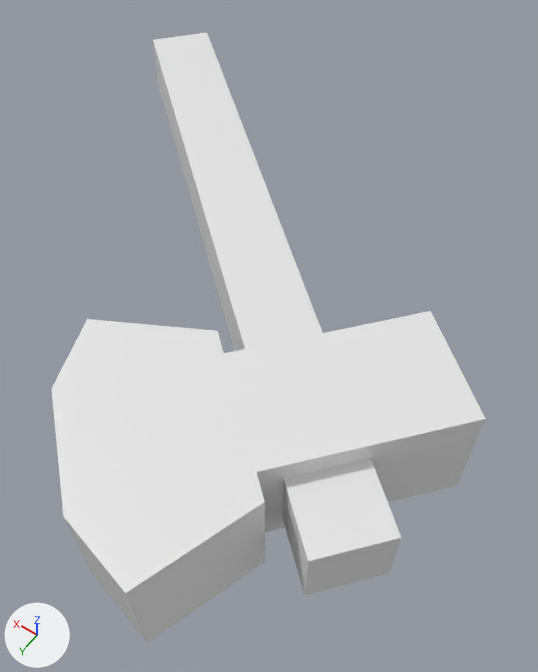
The Blender file Assets/Models/MapObject/Axe.blend: old version first, new version second.
One viewpoint serves both versions: a camera (50 mm lens) standing at (-0.97, 1.23, 1.57) and looking at (-0.21, 0.16, -0.11). The lights are fixed; the arrows at lower left show +X, +Y and +Z.

In view in the first picture: 'Axe_1', 'Axe_2'.
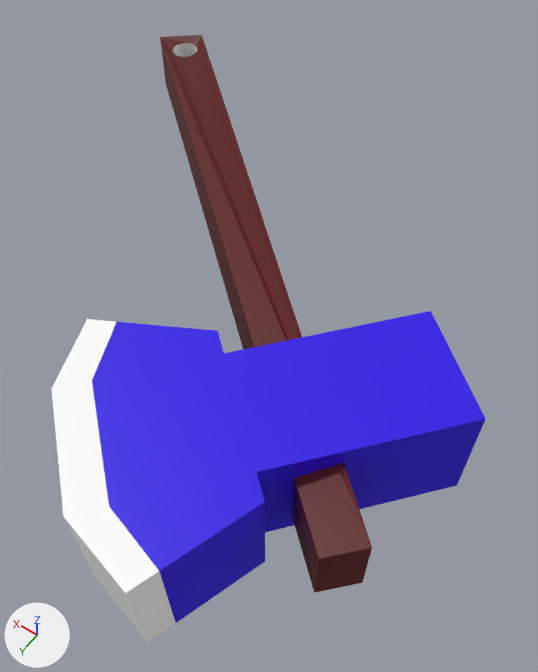
Boxes [x1, y1, x2, y2] around the edits, measured in the pictures (538 x 672 px):
'Axe_1', reshaped (14% narrower)
    before: [153, 33, 401, 595]
    after: [160, 35, 372, 593]
part 2 of me_axe_2, built on
    both: [52, 319, 265, 643]
part 3 of me_axe_2, recoloured (white to blue)
    both: [224, 311, 486, 532]
part 4 of me_axe_2, recoloured
    both: [65, 519, 147, 642]

Edits to the bpy script that builds the scene:
```text
Add mat_blue:
    mat_blue = principled_material('BLUE')
    mat_blue.base_color = (0.0266, 0.0, 0.8)  # blue #2d00e7
Add mat_white:
    mat_white = principled_material('WHITE')
    mat_white.base_color = (1.0, 1.0, 1.0)  # white #ffffff
Add mat_brown:
    mat_brown = principled_material('BROWN')
    mat_brown.base_color = (0.107, 0.00253, 0.00253)  # dark red #5c0808
Change me_axe_1:
    used by ob_axe_1; location = (0.0, 0.0, 0.0); rotation_euler = (0.0, 0.0, 0.873), in degrees (0, 0, 50)
    remove me_axe_1.from_pydata(...)  # 8 vertices, 6 faces; spans x -0.1..0.1, y -1.0..1.0, z -0.1..0.1
    remove me_axe_1.materials.append(mat_mat_1)  # white #e7e7e7
    add me_axe_1.from_pydata(...)  # 72 vertices, 40 faces; spans x -0.07..0.08, y -1.06..1.01, z -0.13..0.12
    me_axe_1 part 1: the whole mesh is rebuilt
    add me_axe_1.materials.append(mat_brown)  # dark red #5c0808
Change me_axe_2:
    used by ob_axe_2; location = (0.0, 0.0, 0.0); rotation_euler = (0.0, 0.0, 0.873), in degrees (0, 0, 50)
    remove me_axe_2.from_pydata(...)  # 24 vertices, 22 faces; spans x -0.36..0.56, y 0.305..0.995, z -0.16..0.16
    add me_axe_2.from_pydata(...)  # 32 vertices, 30 faces; spans x -0.36..0.56, y 0.305..0.995, z -0.16..0.16
    me_axe_2 part 2
    8 faces are deleted
    8 vertices are added at x 0.391..0.469, y 0.331..0.969, z -0.16..0.16
    8 new faces join them, mat_white (white #ffffff)
    8 new faces join them, mat_blue (blue #2d00e7)
    me_axe_2 part 3: 11 faces spanning x -0.36..0.16, y 0.42..0.88, z -0.16..0.16 switch from mat_mat_2 (white #e7e7e7) to mat_blue (blue #2d00e7)
    me_axe_2 part 4: 3 faces spanning x 0.46..0.56, y 0.305..0.995, z -0.16..0.16 switch from mat_mat_2 (white #e7e7e7) to mat_white (white #ffffff)
```
